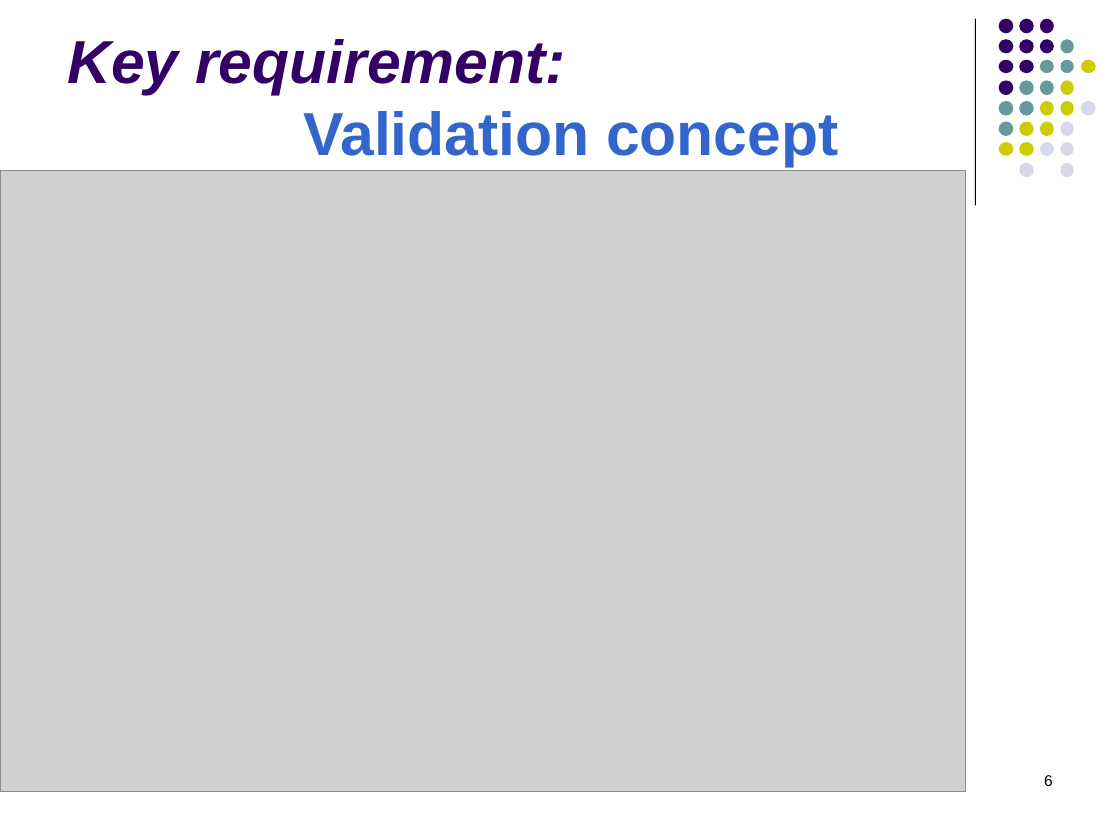
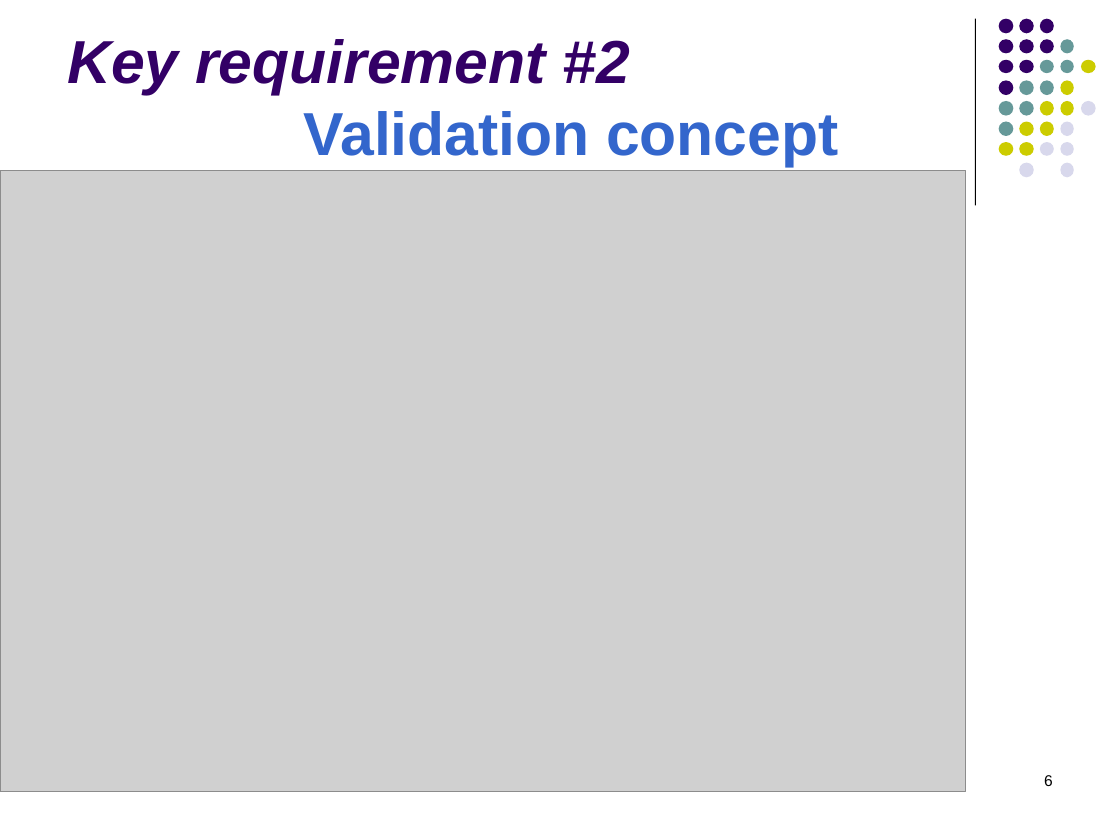
Before and after one commit to hrennau/greenfox, a slide deck: slide 6 of about/greenfox01.pptx. Drawn at 1120x840 pixels with LibreOffice and Linux fonts; fonts in the diff are those of the drawing; grey boxes stand for pictures. Boxes give left, top, right and bottom in pixels: in the first picture for what was removed or moved away, otherwise in the second. Text is boxed around its words. In the diff, an @@ line names an element or a change of style, - is before the commit and + after.

```diff
--- a/about/greenfox01.pptx
+++ b/about/greenfox01.pptx
@@ title at box(67, 39, 838, 167): text changed @@
-Key requirement:
-Validation concept
+Key requirement #2
+Validation concept
```
Also in this commit, not shown: 4 other slides changed, 7 slides added, 2 other files.
